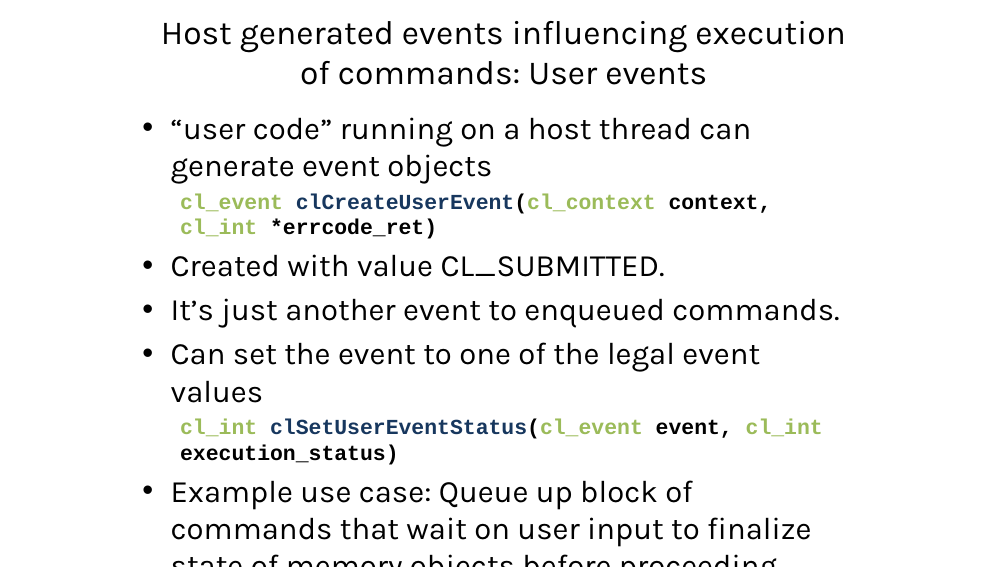
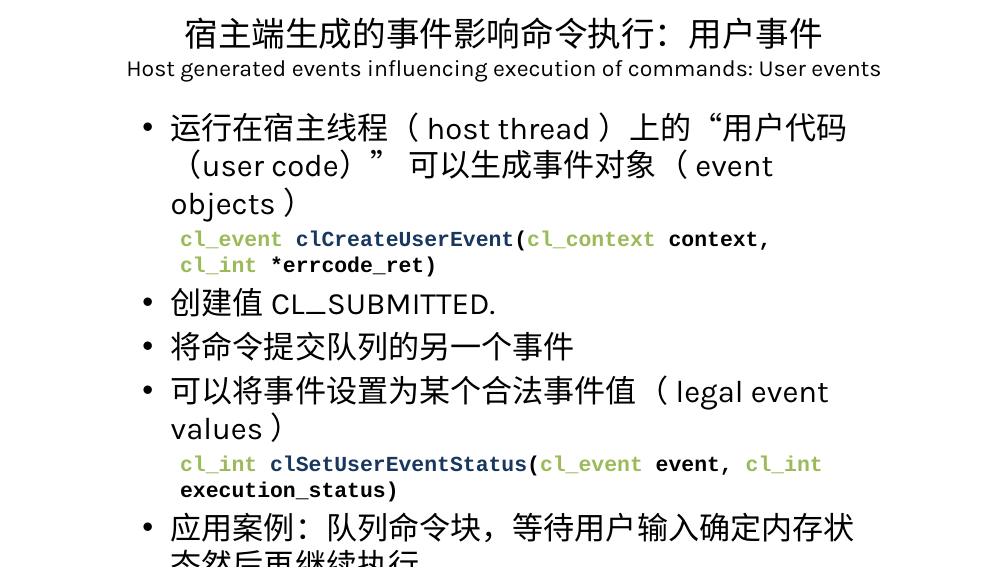
Before and after one commit to Kivy-CN/HandsOnOpenCL_CN, a slide deck: slide 9 of Translating/附录B.pptx. Drawn at 1008x567 pixels with LibreOffice and Linux fonts; fonts in the diff are those of the drawing. Boxes give left, top, right and bottom in pixels: in the first picture for what was removed or moved away, otherwise in the second. Text is boxed around its words. In the diff, an @@ line names an element or a change of style, - is before the commit and + after.

```diff
--- a/Translating/附录B.pptx
+++ b/Translating/附录B.pptx
@@ text "宿主端生成的事件影响命令执行：用户事件": place and size @@
-text "宿主端生成的事件影响命令执行：用户事件" at (161,21,846,85)
+text "宿主端生成的事件影响命令执行：用户事件" at (126,17,881,82)
@@ text at (184,17,823,49): paragraph added @@
+宿主端生成的事件影响命令执行：用户事件
@@ text at (126,60,881,82): size 32 to 22 pt in "Host generated events influencing execution of commands: ..." @@
@@ text at (171,112,848,221): text changed @@
-• “user code” running on a host thread can generate event objects
+• 运行在宿主线程（ host thread ）上的“用户代码（user code）” 可以生成事件对象（ event objects ）
@@ text at (171,288,829,440): text changed @@
-• Created with value CL_SUBMITTED.
-• It’s just another event to enqueued commands.
-• Can set the event to one of the legal event values
+• 创建值 CL_SUBMITTED.
+• 将命令提交队列的另一个事件
+• 可以将事件设置为某个合法事件值（ legal event values ）
@@ text at (171,512,855,542): text changed @@
-• Example use case: Queue up block of commands that wait on user input to finalize state of memory objects before proceeding.
+• 应用案例：队列命令块，等待用户输入确定内存状态然后再继续执行
```
Also in this commit, not shown: 7 other slides changed, 1 slide added, 1 slide removed.
